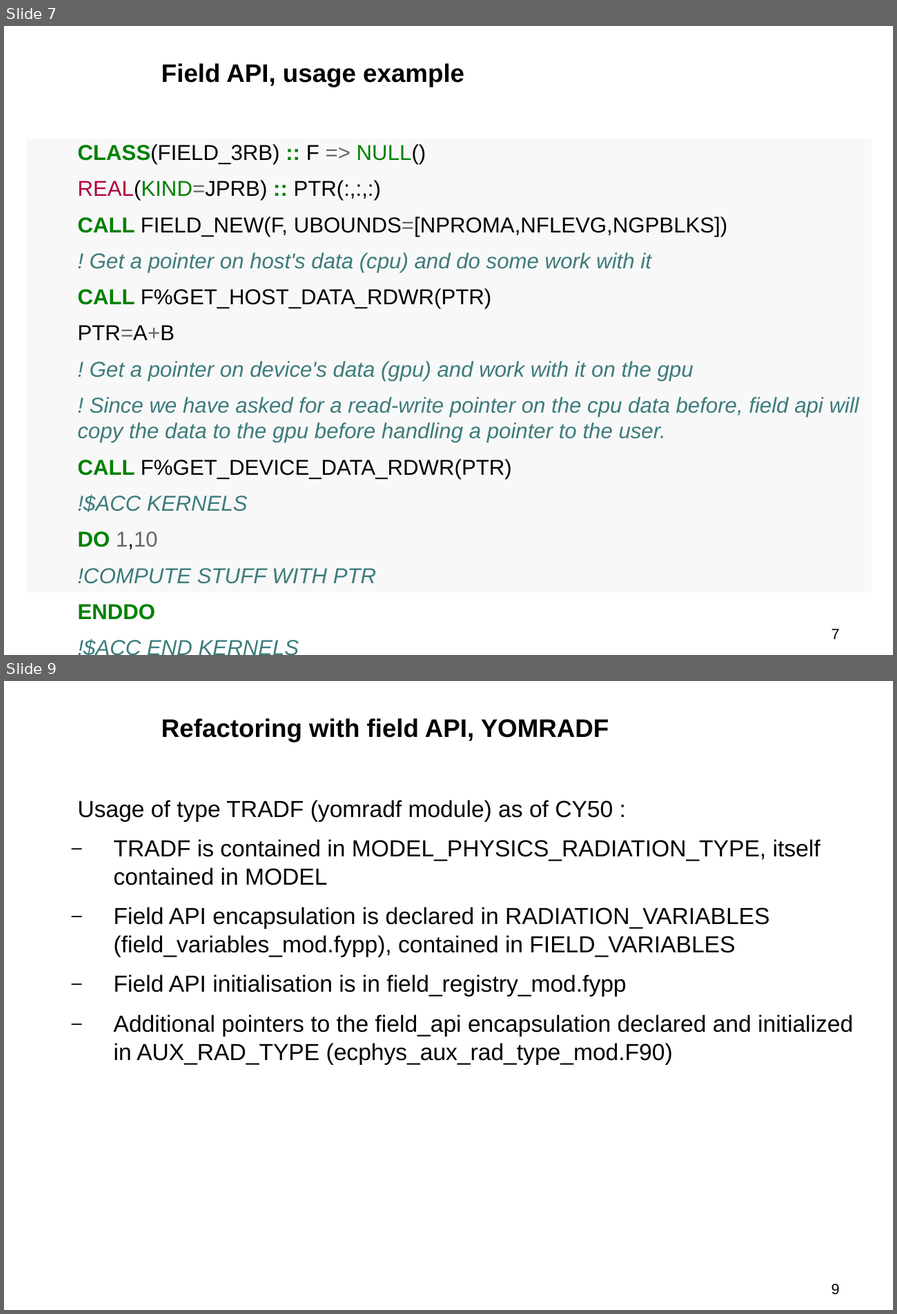
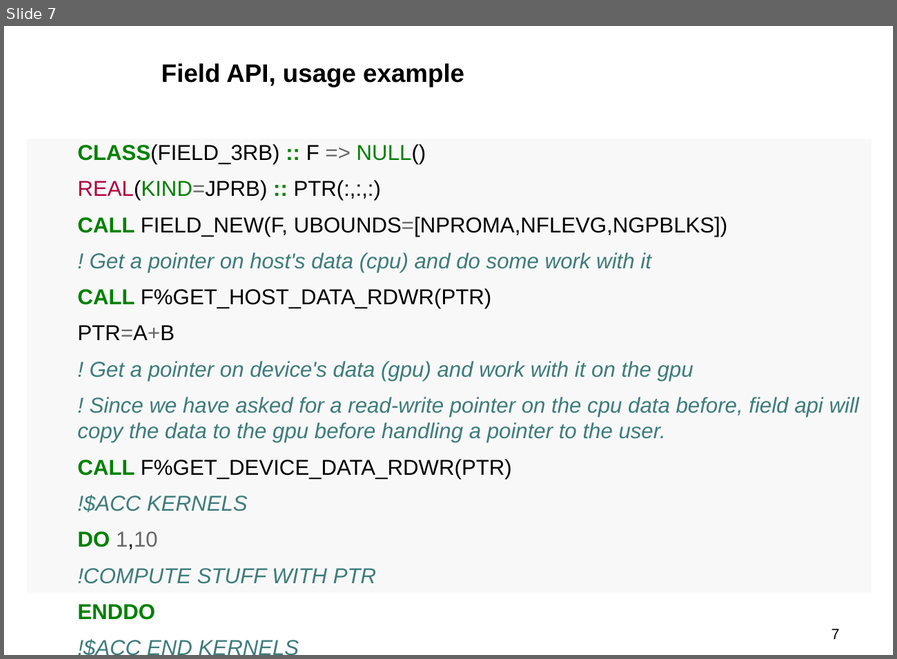
Before and after one commit to dareg/accord-ww-2025, a slide deck: 2025-10-22-accord_working_week.odp. Shown one above the other, each under a label of ours: slides 7 and 9 before the commit, slide 7 after it; the slides between them are not shown. The pictures are 897x1314 and 897x659 pixels, drawn with LibreOffice and Linux fonts; fonts in the diff are those of the drawing; background and template pictures are left out. Boxes give left, top, right and bottom in pixels: in the first picture for what was removed or moved away, otherwise in the second. Text is boxed around its words. In the diff, an @@ line names an element or a change of style, - is before the commit and + after.

```diff
--- a/2025-10-22-accord_working_week.odp
+++ b/2025-10-22-accord_working_week.odp
@@ slide 9 removed at (4, 681, 893, 1310), background #FFFFFF @@
@@ title removed at (161, 718, 609, 742) @@
-Refactoring with field API, YOMRADF
@@ text removed at (78, 800, 853, 1065) @@
-Usage of type TRADF (yomradf module) as of CY50 :
-  – TRADF is contained in MODEL_PHYSICS_RADIATION_TYPE, itself contained in MODEL
-  – Field API encapsulation is declared in RADIATION_VARIABLES (field_variables_mod.fypp), contained in FIELD_VARIABLES
-  – Field API initialisation is in field_registry_mod.fypp
-  – Additional pointers to the field_api encapsulation declared and initialized in AUX_RAD_TYPE (ecphys_aux_rad_type_mod.F90)
@@ page number removed at (831, 1283, 840, 1294) @@
-9
```
Also in this commit, not shown: 3 slides changed, 2 other slides removed, 1 other file.
